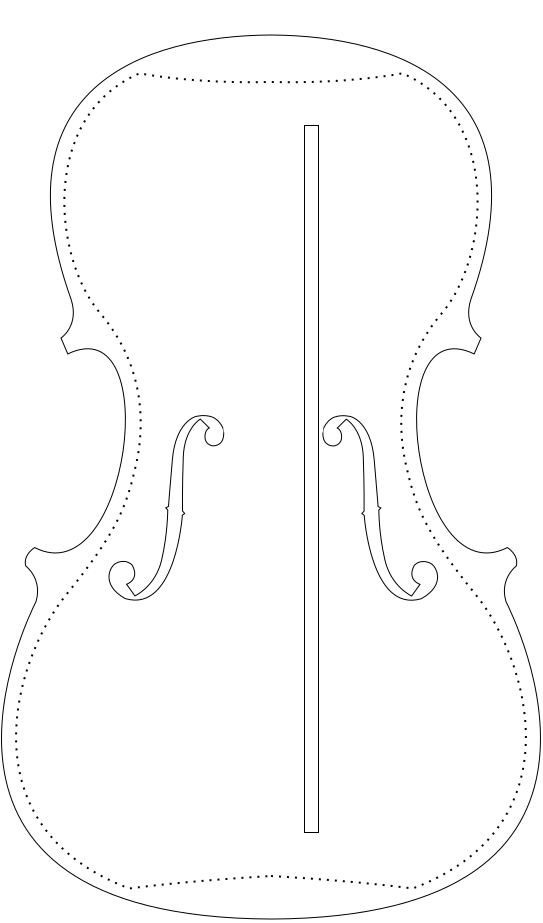
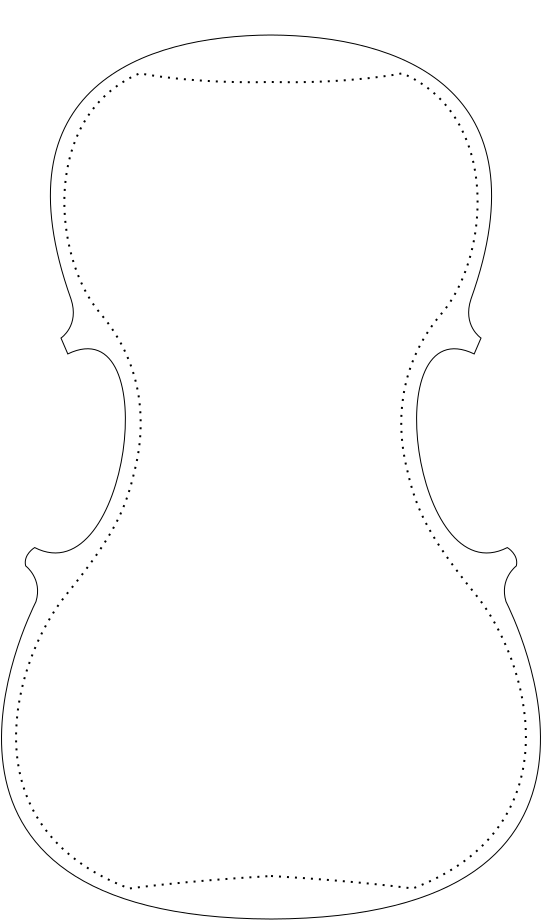
Before/after of a 543x923 layered artwork. What changed in the layer stack:
hid "f-holes", painted on it over (108, 415, 439, 601)
hid "bass bar" over (304, 125, 319, 833)
